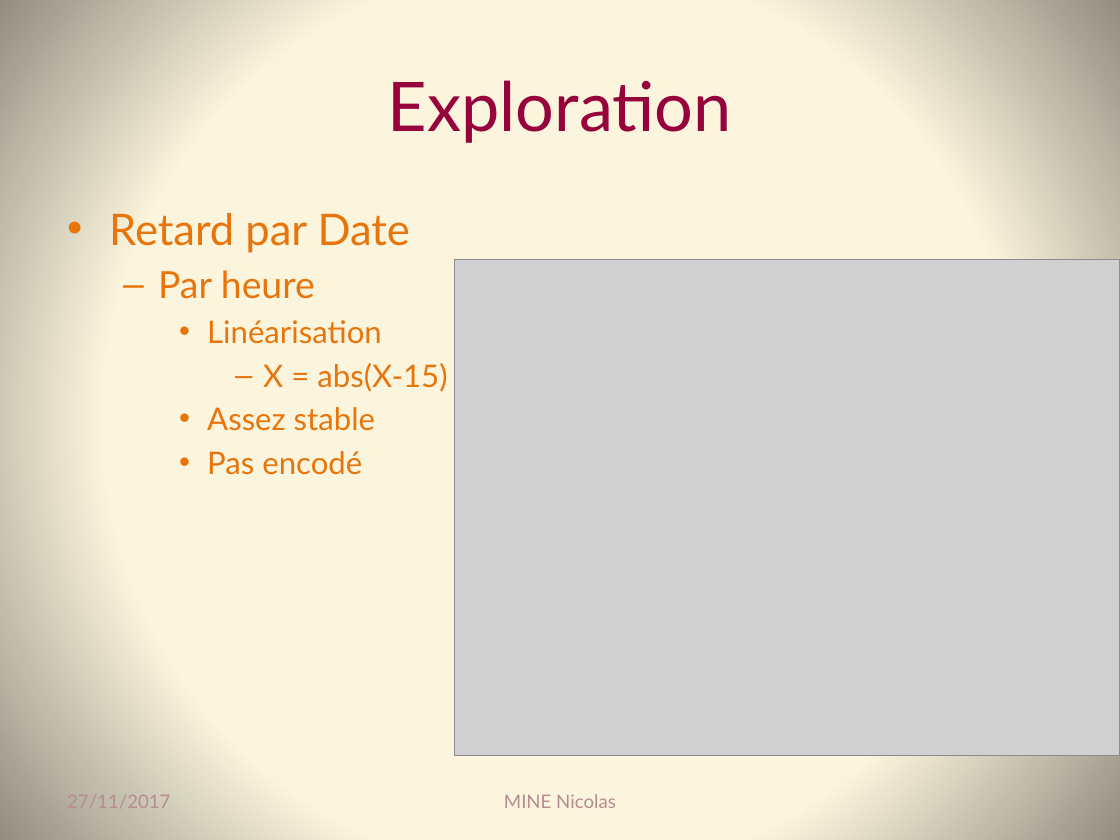
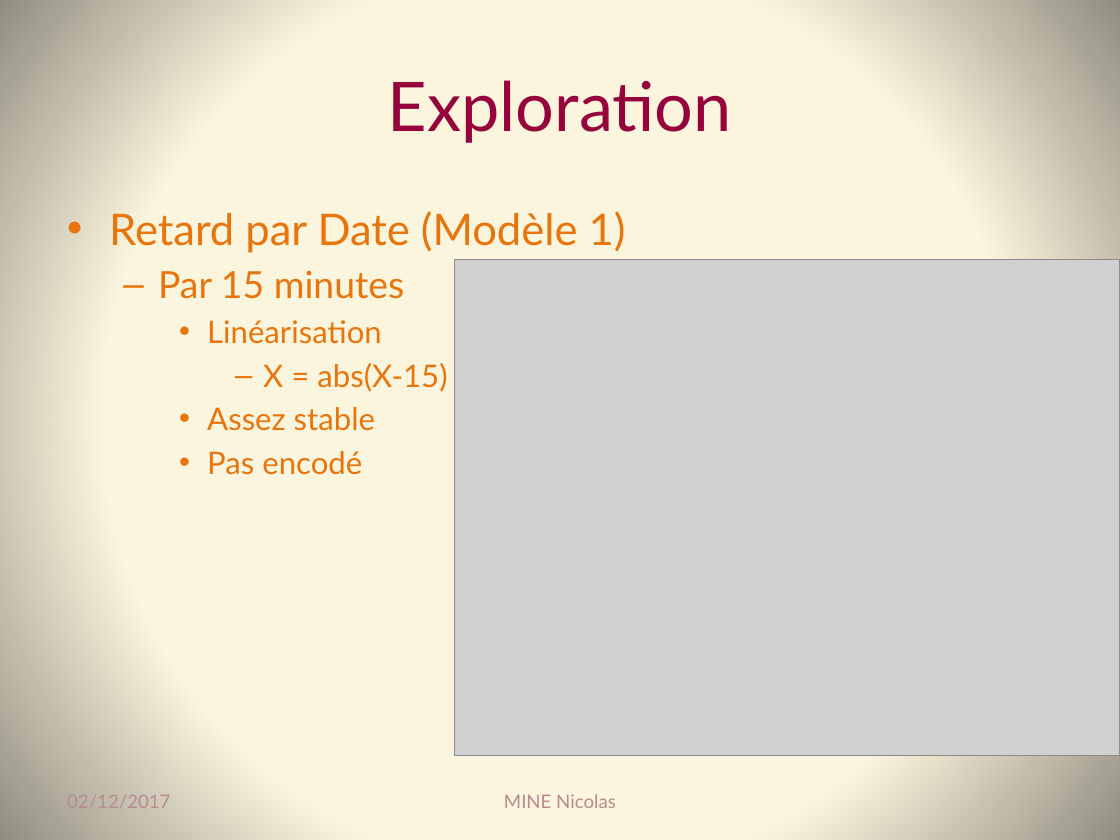
Before and after one commit to Coni63/OC_DS, a slide deck: slide 10 of P4/Presentation-projet_4.pptx. Drawn at 1120x840 pixels with LibreOffice and Linux fonts; fonts in the diff are those of the drawing; grey boxes stand for pictures. Boxes give left, top, right and bottom in pixels: in the first picture for what was removed or moved away, otherwise in the second. Text is boxed around its words. In the diff, an @@ line names an element or a change of style, - is before the commit and + after.

```diff
--- a/P4/Presentation-projet_4.pptx
+++ b/P4/Presentation-projet_4.pptx
@@ text at (x1=109, y1=211, x2=626, y2=299): text changed @@
-• Retard par Date
-  – Par heure
+• Retard par Date (Modèle 1)
+  – Par 15 minutes
@@ text at (x1=67, y1=795, x2=170, y2=808): text changed @@
-27/11/2017
+02/12/2017
```
Also in this commit, not shown: 21 other slides changed, 15 slides added, 1 slide removed, 25 other files.
